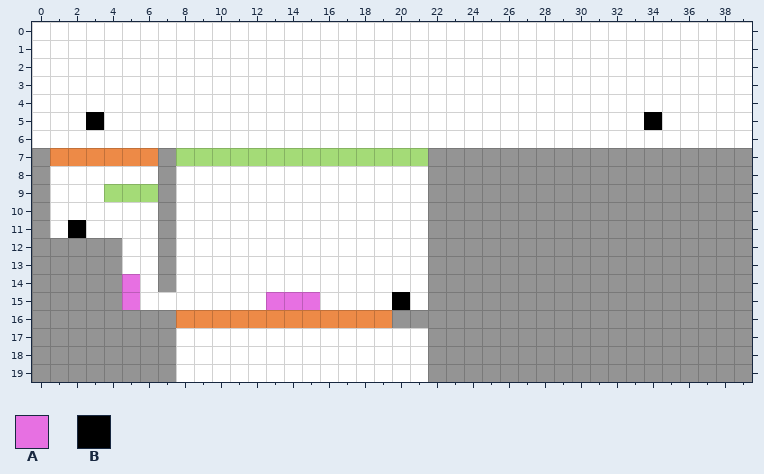
A Tiled map gets an edit: public/benchmark3/assets/Level5New.tmx. That is the earlier state.
Cells are 32x32 px. Shown: x 0..39, y 0..19.
Key: from "tileset": A 5, B 6.
_ is an empty cell.
Objects are placed by their top-left corner, in cells (3,4 is the top-left corner of cell 3,4); size is 1x1 cell unless given.
Layers that did not change in this view are not listed.
Objects on layer "objectsLayer" before:
B at 34,5
B at 3,5
B at 2,11
B at 20,15
New version:
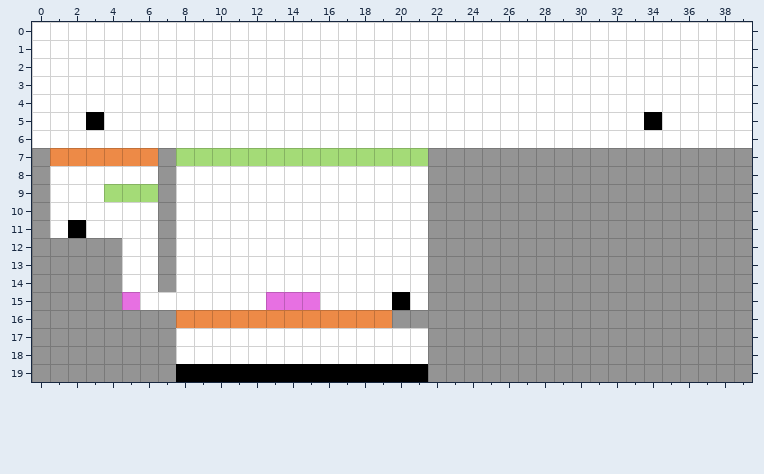
What changed:
Changed rows in their new state; . is an unchanged cell.
Layer "moveableLayer1":
first column x 5:
14 _
Layer "objectsLayer":
added: B at 16,19
added: B at 8,19
added: B at 9,19
added: B at 10,19
added: B at 11,19
added: B at 12,19
added: B at 14,19
added: B at 13,19
added: B at 15,19
added: B at 17,19
added: B at 18,19
added: B at 19,19
added: B at 20,19
added: B at 21,19
Boxes around the changes in both pictures, in picture pixels (x1, y1, x2, y2):
removed: (122, 274, 140, 292)
added: (176, 364, 428, 382)
